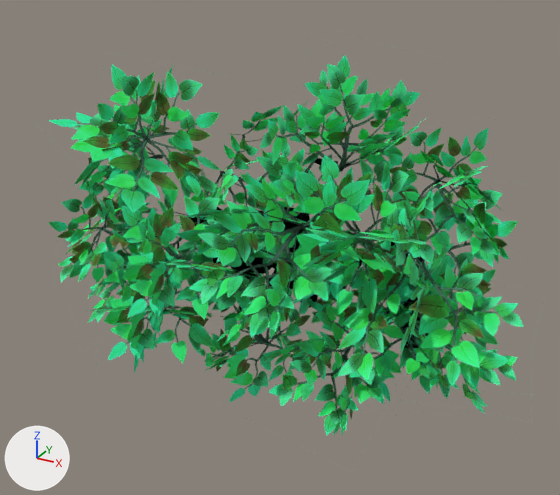
The glTF model assets/Tree/Leaf_P3.glb: old version first, new version second.
Camera for both pictures: a camera (50 mm lens) standing at (2.62, -4.87, 4.86) and looking at (0.31, -0.67, 2.76). Every picture has the same lights, and +X, +Y and +Z are marked at lower left. The first picture is the older version. Where no turn or scale is listed for an object, it has been applied to the vertices.

The first picture shows 'Leaf_P3'.
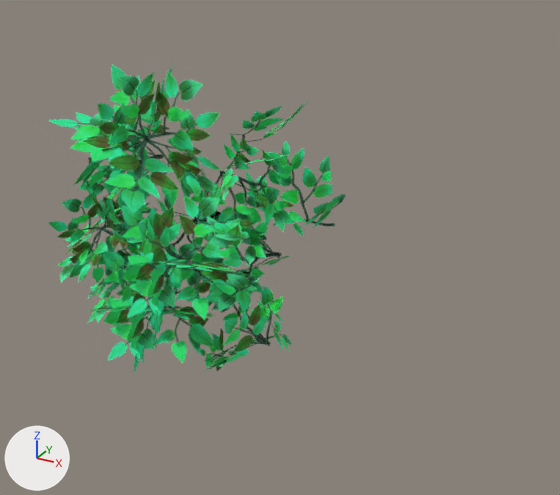
Where the newer file only moved an object's origin or applied its transform, the numbers keep the older frame.

The change, as a list of edits to the scene's bpy script:
```text
Change me_mesh_009:
    used by ob_leaf_p3; location = (0.0, 0.0, 0.0)
    remove me_mesh_009.from_pydata(...)  # 666 vertices, 592 faces; spans x -1.9..2.14, y -1.85..0.45, z 1.58..4.22
    add me_mesh_009.from_pydata(...)  # 323 vertices, 279 faces; spans x -1.9..0.59, y -1.58..0.45, z 1.58..3.98
    me_mesh_009 part 1: 36 loose pieces with 324 vertices, spanning x -0.21..2.14, y -1.85..0.31, z 1.74..4.22, are deleted
    me_mesh_009 part 2
    19 vertices are removed from x 0.09..1.17, y -1.32..0.33, z 1.63..3.37
    25 faces are deleted
```

Changed parts and their boxes [x1, y1, x2, y2] in the pictures (560 x 495 px):
'Leaf_P3', reshaped (37% narrower, 19% shorter)
    before: [49, 55, 523, 436]
    after: [49, 65, 346, 373]
part 1 of me_mesh_009, deleted (green)
    before: [177, 55, 523, 436]
part 2 of me_mesh_009, deleted
    before: [223, 155, 393, 402]
